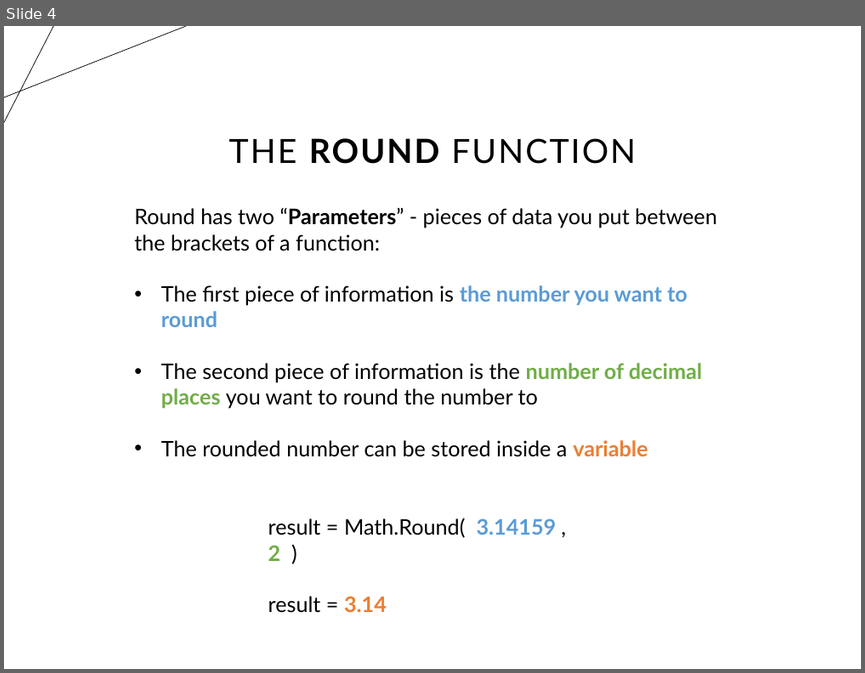
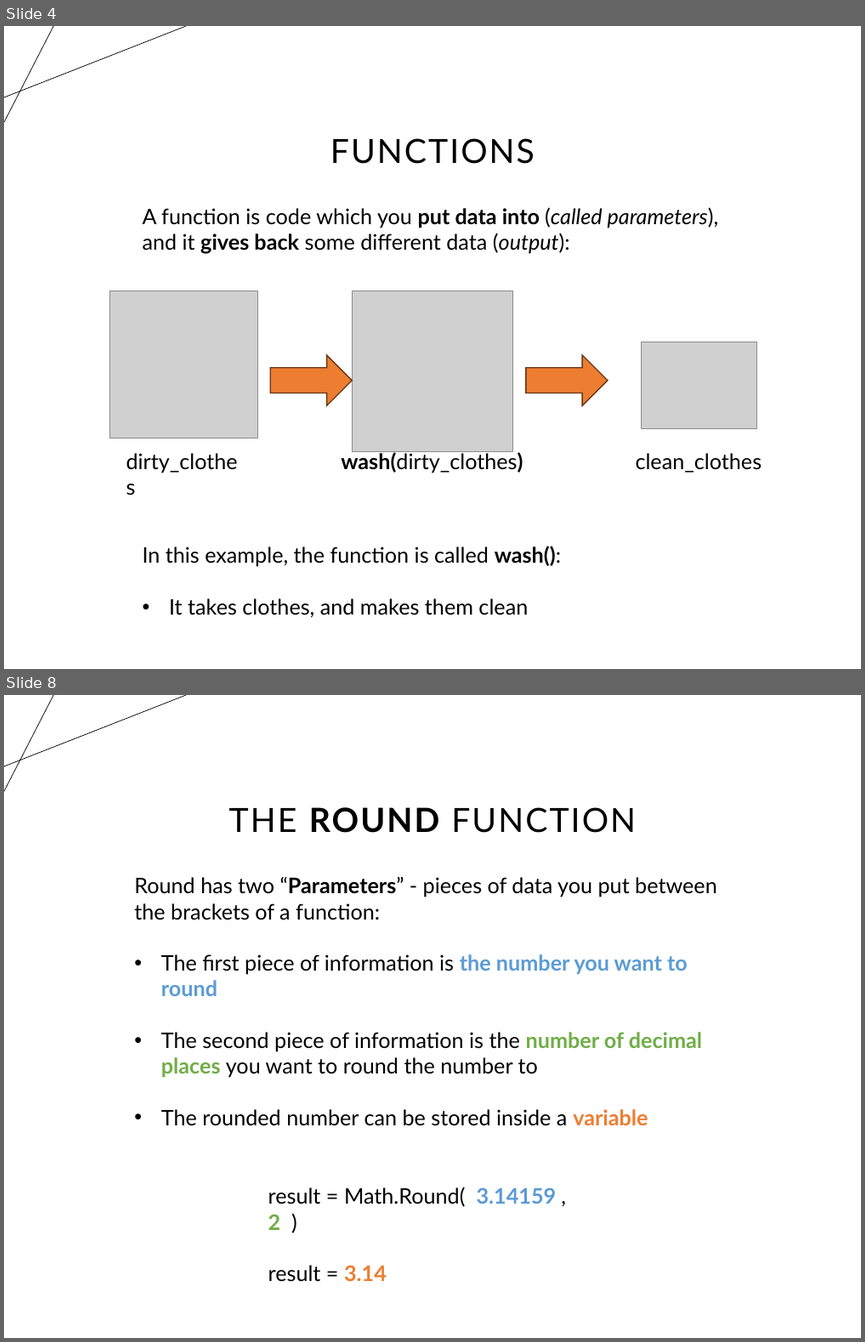
Before and after one commit to timo-w/mrwang, a slide deck: temp_extractions/tempfile.pptx. Shown one above the other, each under a label of ours: slide 4 before the commit, slides 4 and 8 after it; the slides between them are not shown. The pictures are 865x673 and 865x1342 pixels, drawn with LibreOffice and Linux fonts; fonts in the diff are those of the drawing; grey boxes stand for pictures. Boxes give left, top, right and bottom in pixels: in the first picture for what was removed or moved away, otherwise in the second. Text is boxed around its words. In the diff, an @@ line names an element or a change of style, - is before the commit and + after.

```diff
--- a/temp_extractions/tempfile.pptx
+++ b/temp_extractions/tempfile.pptx
@@ slide 4 added at (4, 26, 861, 669), background #FFFFFF; not listed: 2 template elements that a slide beside it also shows @@
@@ title added at (330, 138, 534, 164), 28 pt, text #000000 @@
+FUNCTIONS
@@ text added at (143, 207, 719, 254), 18 pt, text #000000 @@
+A function is code which you put data into (called parameters), and it gives back some different data (output):
@@ picture added at (110, 290, 257, 438) @@
@@ picture added at (352, 290, 513, 452) @@
@@ right arrow added at (270, 355, 352, 406), fill #ED7D31, outline #683715 1 pt @@
@@ right arrow added at (526, 355, 608, 406), fill #ED7D31, outline #683715 1 pt @@
@@ picture added at (642, 341, 757, 428) @@
@@ text added at (242, 451, 522, 618), 18 pt, text #000000 @@
+wash(dirty_clothes)
@@ text added at (341, 451, 522, 473), 18 pt, text #000000 @@
+dirty_clothes
@@ text added at (636, 453, 762, 472), 18 pt, text #000000 @@
+clean_clothes
@@ text added at (143, 545, 561, 615), 18 pt, text #000000 @@
+In this example, the function is called wash():
+• It takes clothes, and makes them clean
@@ what was slide 4 is now slide 8 @@
```
Also in this commit, not shown: 4 slides changed, 5 other slides added, 8 slides removed, 5 other files.
